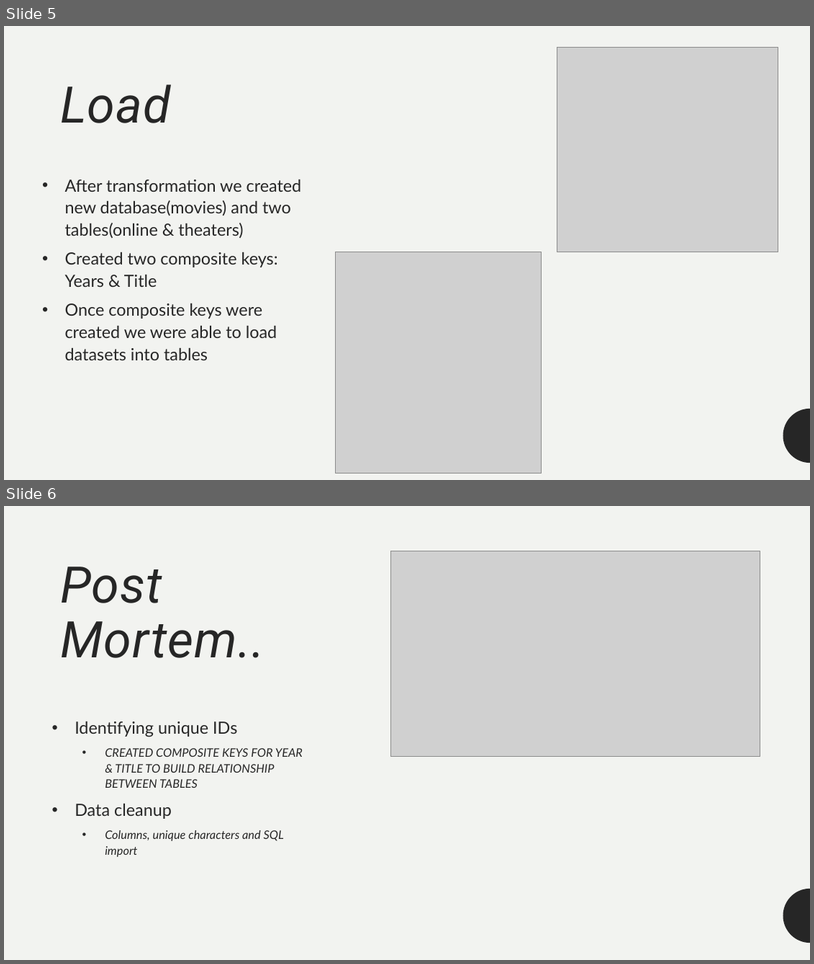
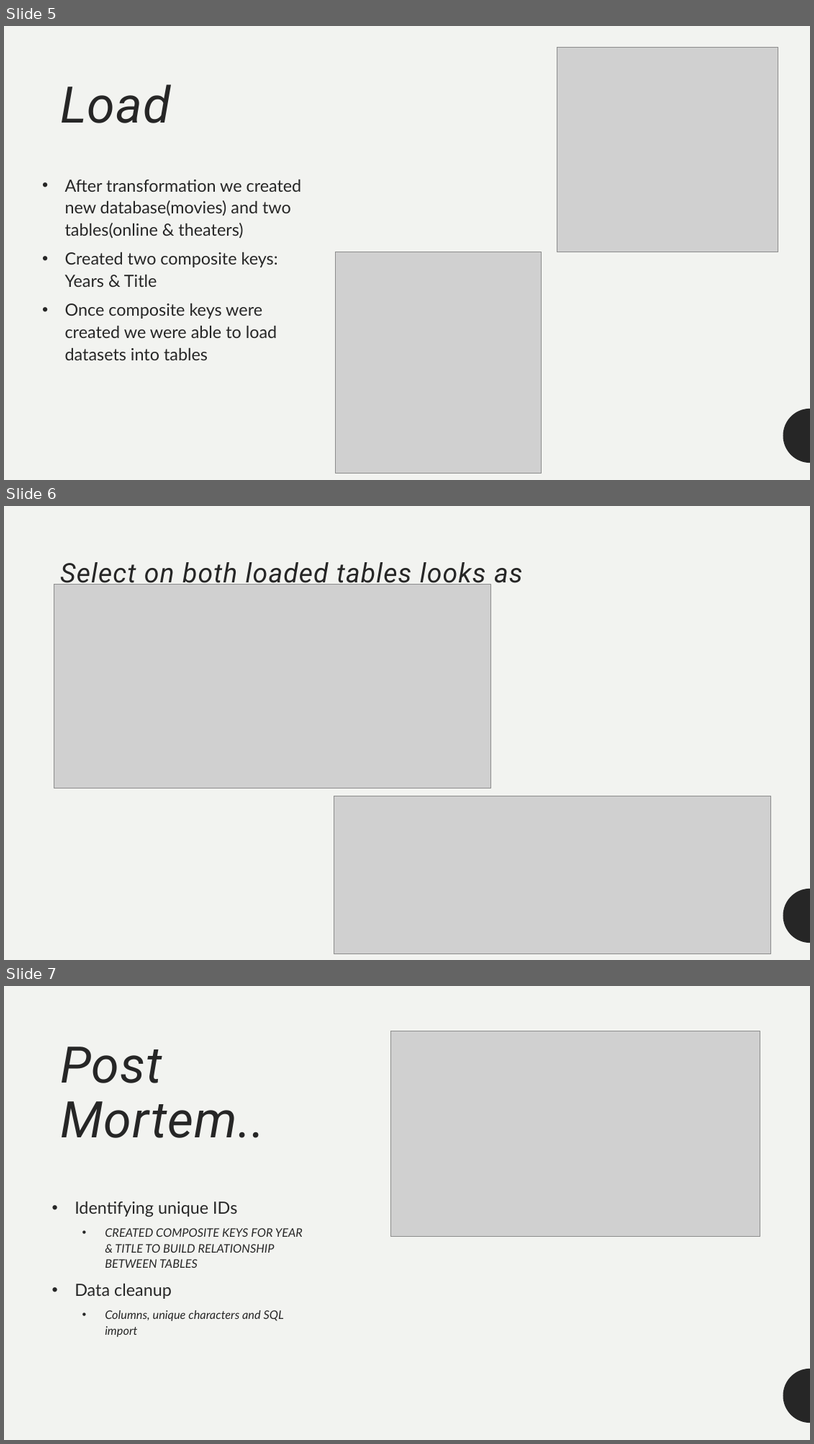
Before and after one commit to cyoungman9/ETL_PROJECT, a slide deck: ETL_Project.pptx. Shown one above the other, each under a label of ours: slides 5 and 6 before the commit, slides 5, 6 and 7 after it. The pictures are 814x964 and 814x1444 pixels, drawn with LibreOffice and Linux fonts; fonts in the diff are those of the drawing; grey boxes stand for pictures. Boxes give left, top, right and bottom in pixels: in the first picture for what was removed or moved away, otherwise in the second. Text is boxed around its words. In the diff, an @@ line names an element or a change of style, - is before the commit and + after.

```diff
--- a/ETL_Project.pptx
+++ b/ETL_Project.pptx
@@ slide 6 added at box(4, 506, 810, 960), background #F2F3F0; not listed: 1 template element that a slide beside it also shows @@
@@ title added at box(60, 562, 523, 618), 32 pt, text #262626, italic @@
+Select on both loaded tables looks as follows
@@ picture added at box(54, 584, 491, 788) @@
@@ picture added at box(334, 795, 772, 954) @@
@@ what was slide 6 is now slide 7 @@
```
Also in this commit, not shown: 1 other file.
